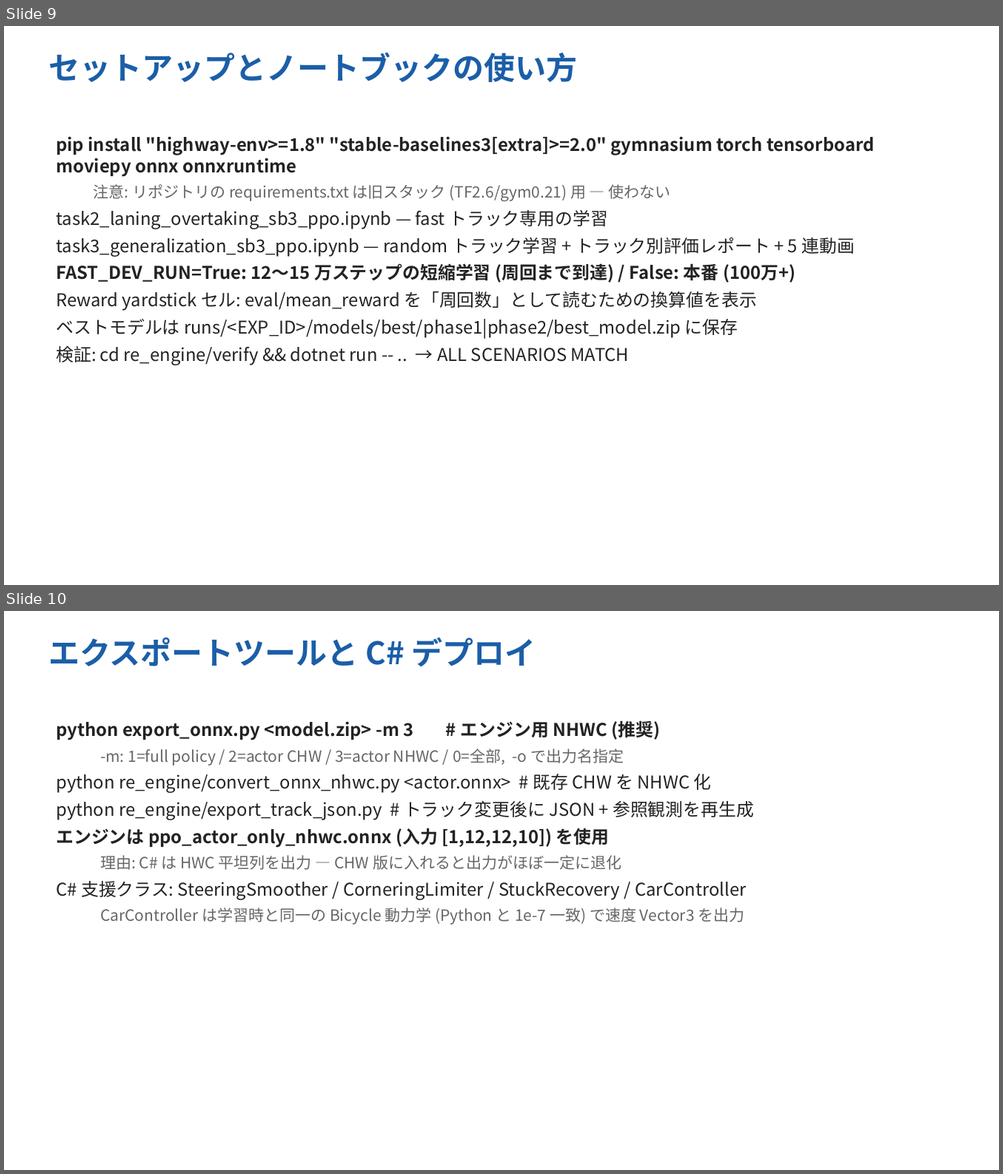
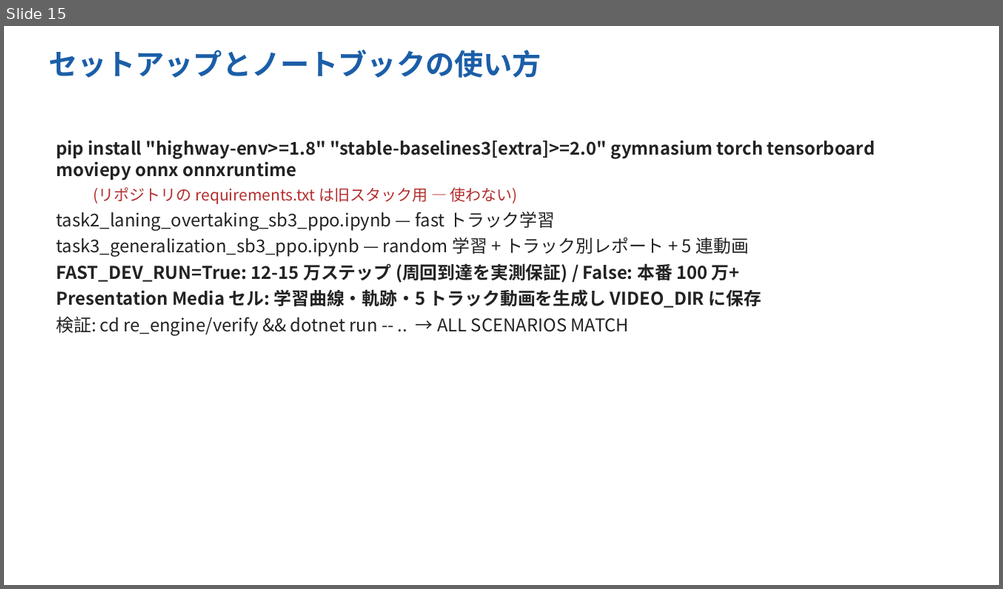
Before and after one commit to Evergarden0101/CircuitAgents, a slide deck: docs/CircuitAgents_intro_ja.pptx. Shown one above the other, each under a label of ours: slides 9 and 10 before the commit, slide 15 after it. The pictures are 1003x1174 and 1003x589 pixels, drawn with LibreOffice and Linux fonts; fonts in the diff are those of the drawing. Boxes give left, top, right and bottom in pixels: in the first picture for what was removed or moved away, otherwise in the second. Text is boxed around its words. In the diff, an @@ line names an element or a change of style, - is before the commit and + after.

```diff
--- a/docs/CircuitAgents_intro_ja.pptx
+++ b/docs/CircuitAgents_intro_ja.pptx
@@ slide 10 removed at (4, 611, 999, 1170), background #FFFFFF @@
@@ text removed at (48, 637, 535, 667) @@
-エクスポートツールと C# デプロイ
@@ text removed at (56, 721, 754, 925) @@
-python export_onnx.py <model.zip> -m 3 # エンジン用 NHWC (推奨)
-  -m: 1=full policy / 2=actor CHW / 3=actor NHWC / 0=全部, -o で出力名指定
-python re_engine/convert_onnx_nhwc.py <actor.onnx> # 既存 CHW を NHWC 化
-python re_engine/export_track_json.py # トラック変更後に JSON + 参照観測を再生成
-エンジンは ppo_actor_only_nhwc.onnx (入力 [1,12,12,10]) を使用
-  理由: C# は HWC 平坦列を出力 — CHW 版に入れると出力がほぼ一定に退化
-C# 支援クラス: SteeringSmoother / CorneringLimiter / StuckRecovery / CarController
-  CarController は学習時と同一の Bicycle 動力学 (Python と 1e-7 一致) で速度 Vector3 を出力
@@ what was slide 9 is now slide 15 @@
@@ slide 15 changed as well @@
@@ text "セットアップとノートブックの使い方" at (48, 50, 540, 78): size 30 to 28 pt @@
@@ text at (56, 140, 875, 336): less space between paragraphs @@
@@ text at (56, 187, 762, 308): text changed @@
-  注意: リポジトリの requirements.txt は旧スタック (TF2.6/gym0.21) 用 — 使わない
-task2_laning_overtaking_sb3_ppo.ipynb — fast トラック専用の学習
-task3_generalization_sb3_ppo.ipynb — random トラック学習 + トラック別評価レポート + 5 連動画
-FAST_DEV_RUN=True: 12〜15 万ステップの短縮学習 (周回まで到達) / False: 本番 (100万+)
-Reward yardstick セル: eval/mean_reward を「周回数」として読むための換算値を表示
-ベストモデルは runs/<EXP_ID>/models/best/phase1|phase2/best_model.zip に保存
+  (リポジトリの requirements.txt は旧スタック用 — 使わない)
+task2_laning_overtaking_sb3_ppo.ipynb — fast トラック学習
+task3_generalization_sb3_ppo.ipynb — random 学習 + トラック別レポート + 5 連動画
+FAST_DEV_RUN=True: 12-15 万ステップ (周回到達を実測保証) / False: 本番 100 万+
+Presentation Media セル: 学習曲線・軌跡・5 トラック動画を生成し VIDEO_DIR に保存
```
Also in this commit, not shown: 2 other slides changed, 14 slides added, 7 other slides removed, 7 other files.
